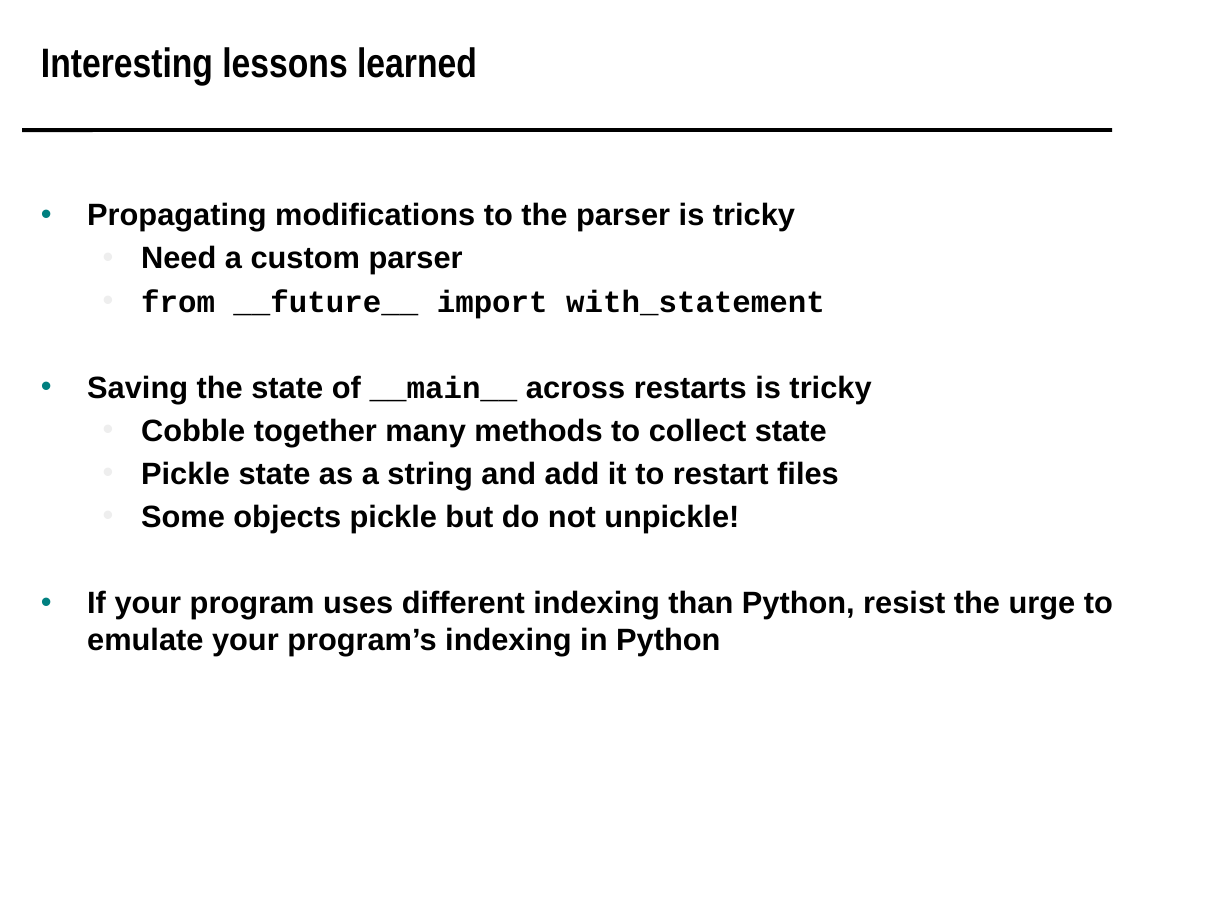
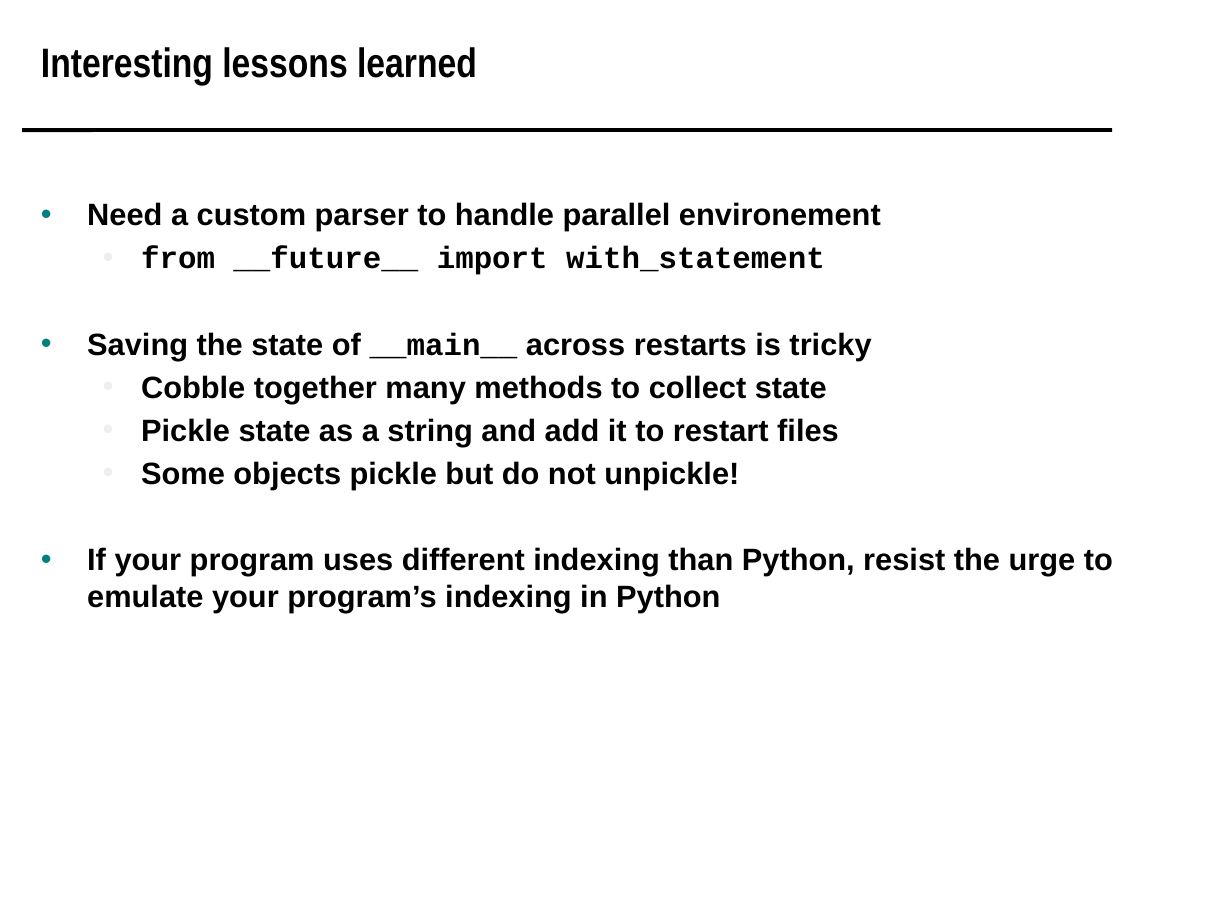
Before and after one commit to scipy-conference/scipy_proceedings, a slide deck: slide 11 of papers/koningterry/slides.pptx. Drawn at 1232x924 pixels with LibreOffice and Linux fonts; fonts in the diff are those of the drawing; background and template pictures are left out. Boxes give left, top, right and bottom in pixels: in the first picture for what was removed or moved away, otherwise in the second. Text is boxed around its words. In the diff, an @@ line names an element or a change of style, - is before the commit and + after.

```diff
--- a/papers/koningterry/slides.pptx
+++ b/papers/koningterry/slides.pptx
@@ text at bbox=[87, 202, 881, 231]: text changed @@
-• Propagating modifications to the parser is tricky
-  • Need a custom parser
+• Need a custom parser to handle parallel environement
```
Also in this commit, not shown: 3 other slides changed.
